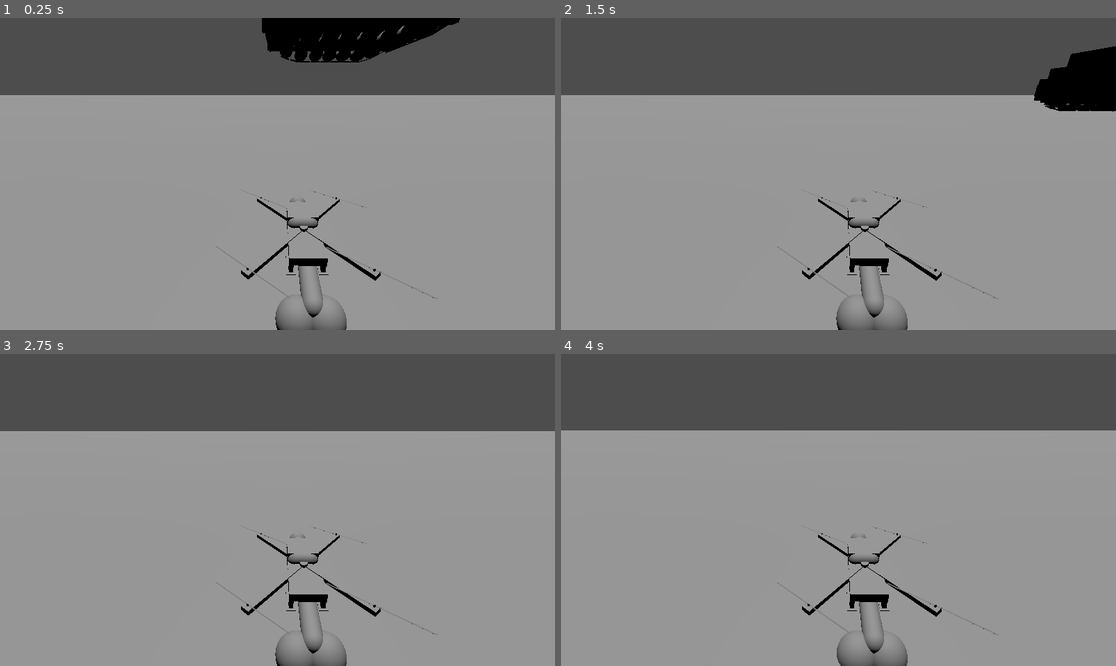
Above: before the commit, frames 1-4 (two rows, left to right).
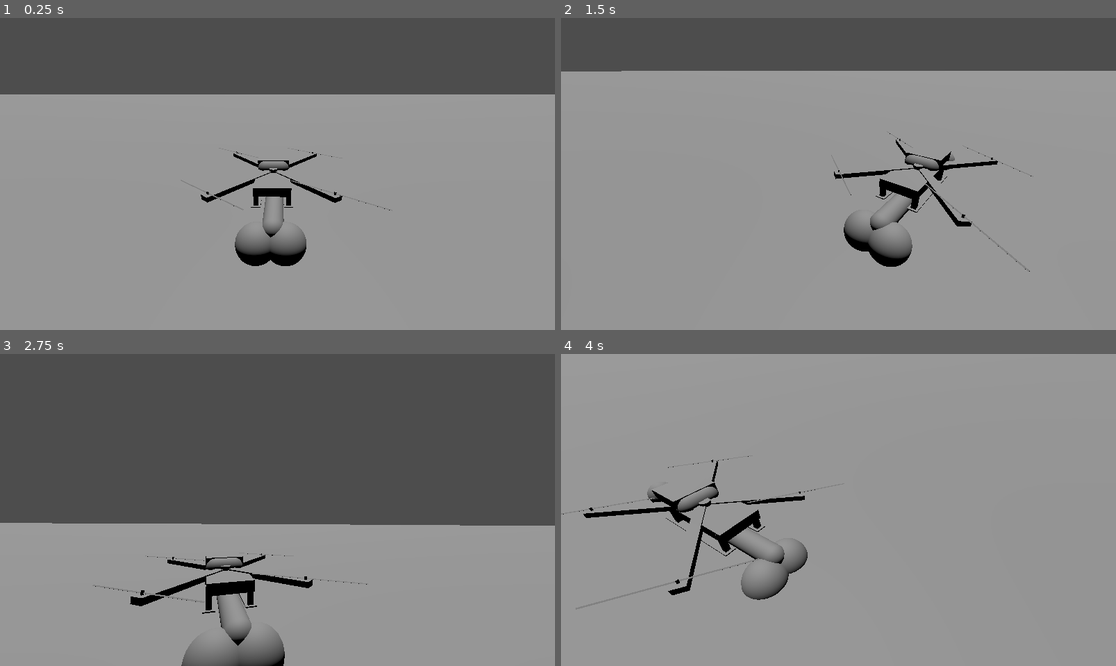
Above: after the commit, the same moments.

Repository: remr2005/Third_Project_FPV
Game: Godot game, scene res://scences/world/world.tscn
Same seed, same stepped clock (60 frames per second), same inputs: the game is played once before the commit and once after it.
Inputs (mouse positions are in pixels of both pictures, inside the frame that each line leads up to):
- Up to frame 1 (0.25 s): no input
- Up to frame 2 (1.5 s): move the mouse to (960, 158) at 0.52 s; move the mouse to (727, 189) at 1.27 s
- Up to frame 3 (2.75 s): move the mouse to (333, 441) at 2.02 s
- Up to frame 4 (4 s): tap Enter at 2.75 s; move the mouse to (810, 572) at 2.77 s; tap Space at 3.5 s; move the mouse to (1005, 556) at 3.52 s

The runs differ from the first frame. In frame 1, 7.3% of the frame differs, in the area x 0-100%, y 0-100%; in frame 2, 13%; in frame 3, 34%, in the area x 0-100%, y 24-100%; in frame 4, 29%.

Commit message:
Добавил моделек

Diff:
--- a/project.godot
+++ b/project.godot
@@ -18,6 +18,10 @@
 [dotnet]
 
 project/assembly_name="Third Project"
+
+[filesystem]
+
+import/fbx/enabled=false
 
 [input]
 
--- a/scences/dron/dron.tscn
+++ b/scences/dron/dron.tscn
@@ -17,7 +17,11 @@
 var gravity = ProjectSettings.get_setting(\"physics/3d/default_gravity\")
 var proc = 0
 var a = Vector3(0,0,0)
-
+var mouse_sensitivity = 0.003
+var camera_pitch = 0.0
+
+@onready var camera_pivot = $CameraPivot
+@onready var camera_arm = $CameraPivot/SpringArm3D
 @onready var motor_sound_0 = $idler
 @onready var motor_sound_1 = $light_motor
 @onready var motor_sound_2 = $light_motor1
@@ -27,6 +31,7 @@
 @onready var motor_sound_6 = $Hard1
 @onready var motor_sound_7 = $Hard2
 @onready var bomb = $SecretWeapon
+
 
 func _physics_process(delta):
 	# Процент тяги двигателя
@@ -103,13 +108,26 @@
 	a = Utils.acceleration(velocity,0.5, gravity,proc,position.y,yaw, roll,pitch)
 	print(\"Углы \", rad_to_deg(yaw),\" \",  rad_to_deg(roll),\" \", rad_to_deg(pitch))
 	velocity = velocity + a*delta
-	print(\"Скорость \",velocity.length()*3.6)
+	print(\"Скорость \",velocity.length())
 	print(\"Вертикальная скорость \", velocity.y)
 	print(\"Мощность двигателя \", proc*100, \"%\")
 	print(\"Высота \", position.y)
 	print(\"Базис \", rot*Vector3(0,deg_to_rad(90),0))
 	move_and_slide()
 
+
+func _unhandled_input(event):
+	if event is InputEventMouseMotion:
+		# Вращаем только camera_pivot вокруг оси Y
+		camera_pivot.rotate_y(-event.relative.x * mouse_sensitivity)
+
+		# Вращаем камеру вокруг оси X (верх/вниз)
+		camera_pitch = clamp(camera_pitch - event.relative.y * mouse_sensitivity, deg_to_rad(-80), deg_to_rad(80))
+		camera_arm.rotation.x = camera_pitch
+
+
+func _ready():
+	Input.set_mouse_mode(Input.MOUSE_MODE_CAPTURED)
 "
 
 [sub_resource type="BoxMesh" id="BoxMesh_of6dv"]
@@ -158,10 +176,6 @@
 script = SubResource("GDScript_i78y6")
 metadata/_edit_group_ = true
 
-[node name="Camera3D" type="Camera3D" parent="."]
-transform = Transform3D(0.999921, -0.00447472, 0.0117798, 3.09025e-15, 0.934826, 0.355107, -0.012601, -0.355079, 0.934752, -0.382714, 1.62076, 2.31551)
-fov = 73.125
-
 [node name="MeshInstance3D" type="MeshInstance3D" parent="."]
 transform = Transform3D(0.000924994, 0, -1, 0, 1, 0, 1, 0, 0.000924994, -0.0820814, -0.022005, 0.0817533)
 mesh = SubResource("BoxMesh_of6dv")
@@ -310,3 +324,12 @@
 
 [node name="SecretWeapon" parent="." instance=ExtResource("9_pof3a")]
 transform = Transform3D(1, 0, 0, 0, 1, 0, 0, 0, 1, -0.0649792, -0.222806, 2.84033e-09)
+
+[node name="CameraPivot" type="Node3D" parent="."]
+transform = Transform3D(1, 0, 0, 0, 1, 0, 0, 0, 1, 6.77416e-08, 0.93165, 1.54975)
+
+[node name="SpringArm3D" type="SpringArm3D" parent="CameraPivot"]
+
+[node name="Camera3D" type="Camera3D" parent="CameraPivot/SpringArm3D"]
+transform = Transform3D(0.999921, -0.0044747, 0.0117797, 3.09025e-15, 0.934826, 0.355107, -0.012601, -0.355079, 0.934751, -0.382714, 3.88106, 6.25615)
+fov = 73.125
--- a/scences/world/world.tscn
+++ b/scences/world/world.tscn
@@ -1,9 +1,8 @@
-[gd_scene load_steps=7 format=3 uid="uid://c2mrpqixbsfml"]
+[gd_scene load_steps=6 format=3 uid="uid://c2mrpqixbsfml"]
 
 [ext_resource type="Script" path="res://World.gd" id="1_6vyjw"]
 [ext_resource type="PackedScene" uid="uid://dvtujcx83mhwd" path="res://scences/dron/dron.tscn" id="2_mswk8"]
 [ext_resource type="AudioStream" uid="uid://c1ujpxjuk6xw6" path="res://sounds/04-Meydan-Surreal-Forest(chosic.com).mp3" id="3_dud80"]
-[ext_resource type="PackedScene" uid="uid://bgclpobbc2dln" path="res://scences/leopard/leopard.tscn" id="4_wpn5r"]
 
 [sub_resource type="BoxMesh" id="BoxMesh_xh2ix"]
 size = Vector3(2000, 1, 2000)
@@ -33,6 +32,3 @@
 stream = ExtResource("3_dud80")
 volume_db = -19.66
 autoplay = true
-
-[node name="Leopard" parent="." instance=ExtResource("4_wpn5r")]
-transform = Transform3D(1, 0, 0, 0, 1, 0, 0, 0, 1, 0, 11.3842, -32.538)
--- a/scripts/calculatons/acceleration.gd
+++ b/scripts/calculatons/acceleration.gd
@@ -12,10 +12,10 @@
 	var roll_rotation = Basis().rotated(Vector3(0, 0, 1), fi)
 	# Комбинируем все повороты
 	var rotation_matrix = yaw_rotation * pitch_rotation * roll_rotation
-	return rotation_matrix*Vector3(0,1,0)*exp(-h/8500)*proc*12
+	return rotation_matrix*Vector3(0,1,0)*exp(-h/8500)*proc*20-Vector3(0,10,0)
 
 static func acceleration(v:Vector3,m:float, g:float, proc: float, h:float, psi:float, fi:float, teta:float) -> Vector3:
-	return calculate_thrust(proc,h,psi,fi,teta)/m-Vector3(0,g,0)+drag(v)
+	return calculate_thrust(proc,h,psi,fi,teta)/m+drag(v)
 
 static func acceleration_new(v:Vector3, m:float, g:float, proc:float, h:float, base:Basis) -> Vector3:
 
Binary file added: assets/coin/sonic_ring.glb
Not shown, added: assets/coin/sonic_ring.glb.import
Binary file added: assets/drone2/drone_try-3.glb
Not shown, added: assets/drone2/drone_try-3.glb.import
Binary file added: assets/drone2/drone_try-3_Image_0.jpg
Not shown, added: assets/drone2/drone_try-3_Image_0.jpg.import
Binary file added: assets/grenade/grenade.glb
Not shown, added: assets/grenade/grenade.glb.import
Binary file added: assets/grenade/grenade_0.png
Not shown, added: assets/grenade/grenade_0.png.import
Binary file added: assets/grenade/grenade_1.png
Not shown, added: assets/grenade/grenade_1.png.import
(and 64 more such lines)
